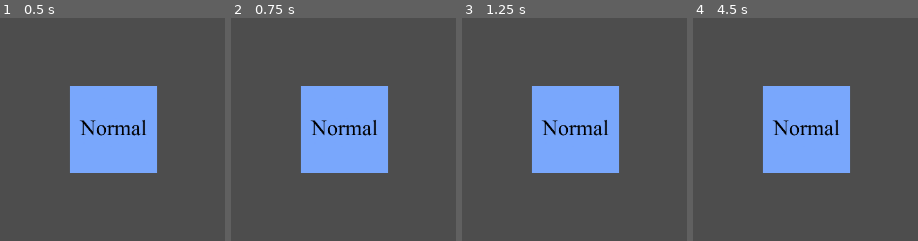
Above: before the commit, frames 1-4 (left to right).
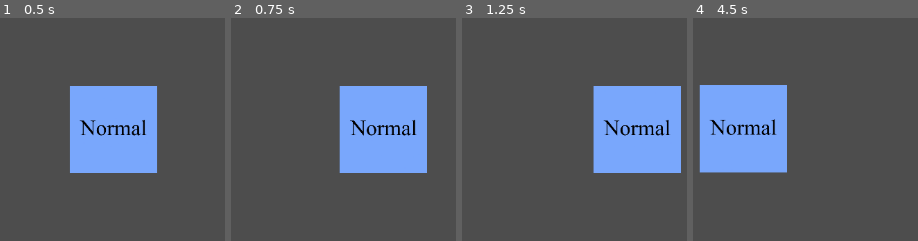
Above: after the commit, the same moments.

Repository: kamizuu/Shadow-of-the-Laboratory
Game: Godot game, scene res://scenes/game.tscn
The game is run twice, just before and just after one commit, with the same random seed, the same clock (stepped at 60 frames per second) and the same inputs.
Inputs:
- Up to frame 1 (0.5 s): no input
- Up to frame 2 (0.75 s): tap Enter at 0.5 s; hold D (right, bound only after the commit) from 0.53 s (still down)
- Up to frame 3 (1.25 s): keep holding D (right, bound only after the commit)
- Up to frame 4 (4.5 s): release D (right, bound only after the commit) at 1.28 s; hold S (down, bound only after the commit) 1.28-2.03 s; hold D (right, bound only after the commit) 2.03-2.78 s; hold W (up, bound only after the commit) 2.78-3.53 s; hold A (left, bound only after the commit) from 3.53 s (still down)

Frame 1 is identical in both runs. In frame 2, 14% of the frame differs, in the area x 31-88%, y 30-70%; in frame 3, 22%; in frame 4, 23%, in the area x 2-70%, y 30-70%.

Commit message:
Added basic movement script

Diff:
--- a/project.godot
+++ b/project.godot
@@ -14,3 +14,26 @@
 run/main_scene="uid://tqkq0uq6har0"
 config/features=PackedStringArray("4.5", "Forward Plus")
 config/icon="res://icon.svg"
+
+[input]
+
+up={
+"deadzone": 0.2,
+"events": [Object(InputEventKey,"resource_local_to_scene":false,"resource_name":"","device":-1,"window_id":0,"alt_pressed":false,"shift_pressed":false,"ctrl_pressed":false,"meta_pressed":false,"pressed":false,"keycode":0,"physical_keycode":87,"key_label":0,"unicode":119,"location":0,"echo":false,"script":null)
+]
+}
+down={
+"deadzone": 0.2,
+"events": [Object(InputEventKey,"resource_local_to_scene":false,"resource_name":"","device":-1,"window_id":0,"alt_pressed":false,"shift_pressed":false,"ctrl_pressed":false,"meta_pressed":false,"pressed":false,"keycode":0,"physical_keycode":83,"key_label":0,"unicode":115,"location":0,"echo":false,"script":null)
+]
+}
+left={
+"deadzone": 0.2,
+"events": [Object(InputEventKey,"resource_local_to_scene":false,"resource_name":"","device":-1,"window_id":0,"alt_pressed":false,"shift_pressed":false,"ctrl_pressed":false,"meta_pressed":false,"pressed":false,"keycode":0,"physical_keycode":65,"key_label":0,"unicode":97,"location":0,"echo":false,"script":null)
+]
+}
+right={
+"deadzone": 0.2,
+"events": [Object(InputEventKey,"resource_local_to_scene":false,"resource_name":"","device":-1,"window_id":0,"alt_pressed":false,"shift_pressed":false,"ctrl_pressed":false,"meta_pressed":false,"pressed":false,"keycode":0,"physical_keycode":68,"key_label":0,"unicode":100,"location":0,"echo":false,"script":null)
+]
+}
--- a/scenes/player.tscn
+++ b/scenes/player.tscn
@@ -1,6 +1,7 @@
-[gd_scene load_steps=4 format=3 uid="uid://c2oxpme4ncyyr"]
+[gd_scene load_steps=5 format=3 uid="uid://c2oxpme4ncyyr"]
 
 [ext_resource type="Texture2D" uid="uid://csu8slk3wk7yc" path="res://assets/placeholders/normal.png" id="1_3vyb7"]
+[ext_resource type="Script" uid="uid://c4jwd6lqqfwtn" path="res://scripts/player.gd" id="1_g2els"]
 
 [sub_resource type="SpriteFrames" id="SpriteFrames_g2els"]
 animations = [{
@@ -17,6 +18,7 @@
 size = Vector2(126, 126)
 
 [node name="Player" type="CharacterBody2D"]
+script = ExtResource("1_g2els")
 
 [node name="Sprite" type="AnimatedSprite2D" parent="."]
 position = Vector2(7.6293945e-06, -7.1054274e-15)
--- /dev/null
+++ b/scripts/player.gd
@@ -0,0 +1,25 @@
+class_name Player extends CharacterBody2D
+
+
+var move_speed : float = 500.0
+
+
+func _ready():
+    pass
+
+
+func _process( _delta ):
+
+    var direction : Vector2 = Vector2.ZERO
+    direction.x = Input.get_action_strength("right") - Input.get_action_strength("left")
+    direction.y = Input.get_action_strength("down") - Input.get_action_strength("up")
+
+    velocity = direction * move_speed
+
+
+
+    pass
+
+
+func _physics_process( _delta ):
+    move_and_slide()
Not shown, added: scripts/player.gd.uid
